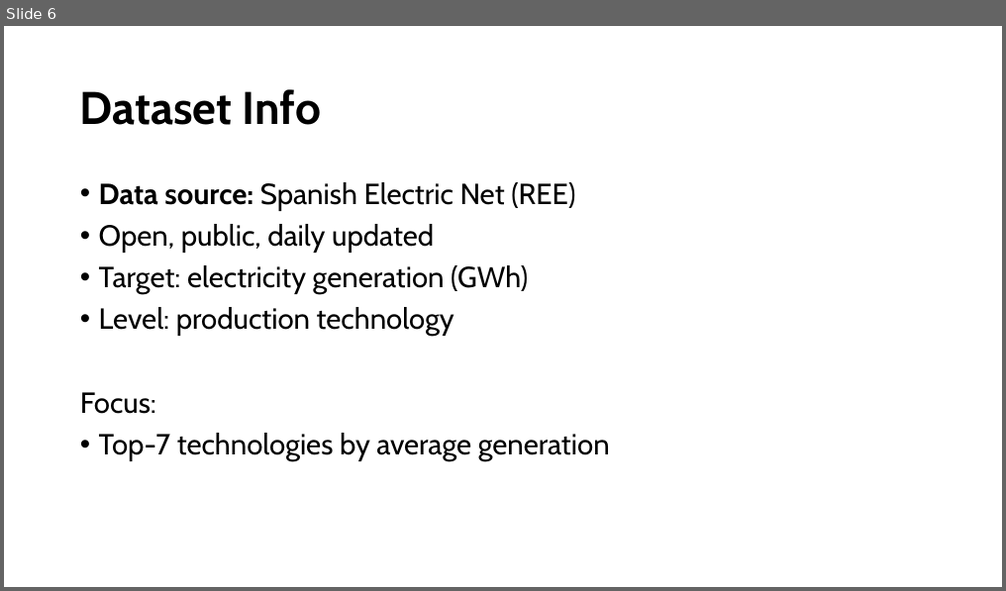
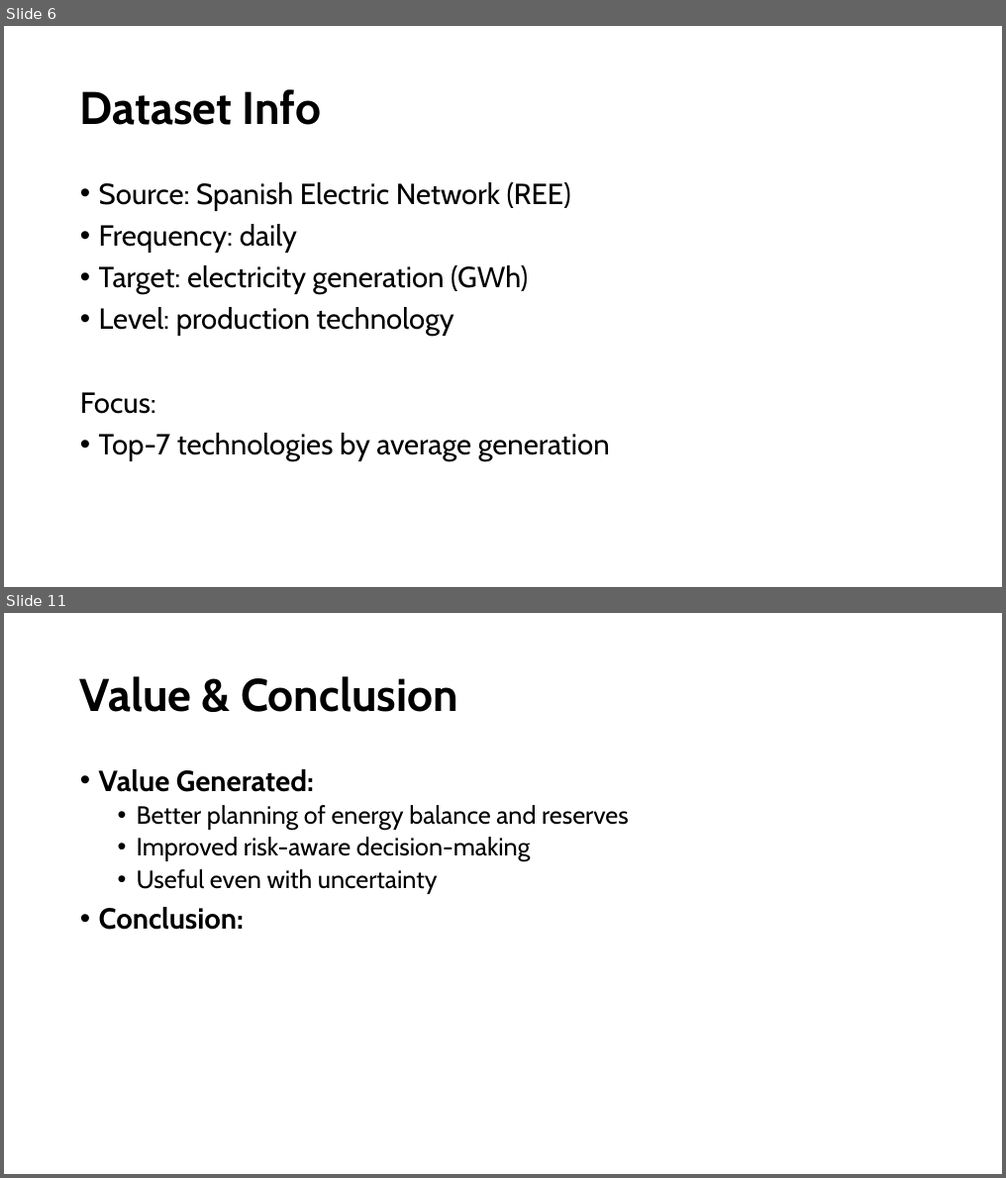
Before and after one commit to mireiamonbu/Spanish-Forecasters-MireiaMontoya-EnriqueRuiz, a slide deck: presentation/CapstonProject.pptx. Shown one above the other, each under a label of ours: slide 6 before the commit, slides 6 and 11 after it; the slides between them are not shown. The pictures are 1006x591 and 1006x1178 pixels, drawn with LibreOffice and Linux fonts; fonts in the diff are those of the drawing. Boxes give left, top, right and bottom in pixels: in the first picture for what was removed or moved away, otherwise in the second. Text is boxed around its words. In the diff, an @@ line names an element or a change of style, - is before the commit and + after.

```diff
--- a/presentation/CapstonProject.pptx
+++ b/presentation/CapstonProject.pptx
@@ slide 11 added at <box>4,613,1002,1174</box>, background #FFFFFF @@
@@ title added at <box>80,676,457,712</box>, 44 pt, text #000000, bold @@
+Value & Conclusion
@@ text added at <box>99,769,629,930</box>, 24 pt, text #000000 @@
+• Value Generated:
+  • Better planning of energy balance and reserves
+  • Improved risk-aware decision-making
+  • Useful even with uncertainty
+• Conclusion:
@@ slide 6 changed as well @@
@@ text at <box>99,182,571,253</box>: text changed @@
-• Data source: Spanish Electric Net (REE)
-• Open, public, daily updated
+• Source: Spanish Electric Network (REE)
+• Frequency: daily
```
Also in this commit, not shown: 4 other slides changed, 5 other slides added, 2 slides removed, 1 other file.
